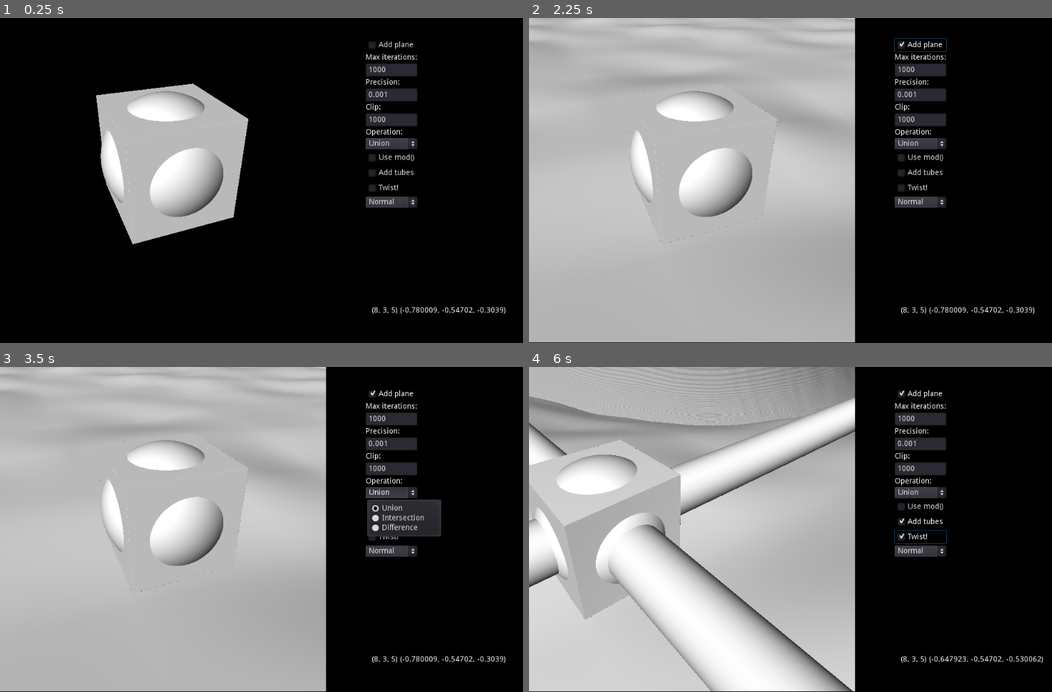
Above: before the commit, frames 1-4 (two rows, left to right).
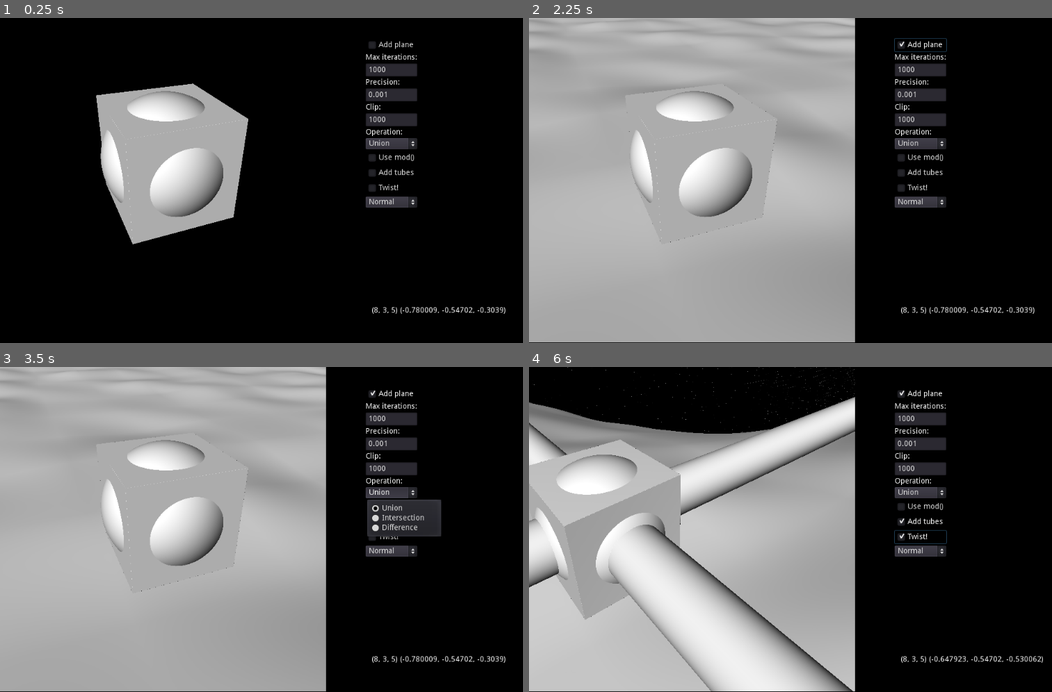
Above: after the commit, the same moments.

Repository: Castux/code-club
Game: Godot game, scene res://Raymarching/Raymarching.tscn
The game is run twice, just before and just after one commit, with the same random seed, the same clock (stepped at 60 frames per second) and the same inputs. This scene is started directly instead of the project's main scene.
Inputs:
- Up to frame 1 (0.25 s): no input
- Up to frame 2 (2.25 s): click "Normal" at 0.5 s; click "Normal" at 1.25 s; click "Add plane" at 2 s
- Up to frame 3 (3.5 s): click "Union" at 2.75 s
- Up to frame 4 (6 s): click "Use mod()" at 3.5 s; click "Add tubes" at 4.25 s; click "Twist!" at 5 s; hold Right from 5.78 s (still down); hold Q from 5.78 s (still down)

The runs differ from the first frame. In frame 2, 3.4% of the frame differs, in the area x 0-63%, y 0-46%; in frame 3, 3.4%; in frame 4, 13%, in the area x 0-63%, y 0-43%.

Commit message:
Shadows

Diff:
--- a/shadertoys/Raymarching/Raymarching.gd
+++ b/shadertoys/Raymarching/Raymarching.gd
@@ -5,6 +5,7 @@
 var speed = 4
 var rotSpeed = 2 * PI * 0.25
 
+var lightPos = Vector3(10,20,30);
 var twistStart = -1
 
 # Called when the node enters the scene tree for the first time.
@@ -21,6 +22,8 @@
 
 # Called every frame. 'delta' is the elapsed time since the previous frame.
 func _process(delta):
+
+	lightPos = lightPos.rotated(Vector3.UP, delta * 2.0 * PI / 20.0)
 
 	var up = Vector3.UP
 	var right = direction.cross(up).normalized()
@@ -63,6 +66,8 @@
 	$Canvas.material.set_shader_param("addTubes", float($Buttons/Tubes.pressed))
 	$Canvas.material.set_shader_param("shading", $Buttons/Shading.selected)
 
+	$Canvas.material.set_shader_param("lightPos", lightPos)
+
 	var twistAmount = 0
 	if(twistStart > 0):
 		twistAmount = OS.get_ticks_msec() - twistStart
--- a/shadertoys/Raymarching/Raymarching.shader
+++ b/shadertoys/Raymarching/Raymarching.shader
@@ -13,6 +13,8 @@
 uniform bool addTubes = true;
 uniform int shading = 0;
 
+uniform vec3 lightPos = vec3(10, 20, 30);
+
 uniform int op = 0;
 
 float random (vec2 st)
@@ -145,7 +147,7 @@
 	if(addPlane)
 	{
 		float disp = noise(pos.xz / 4.0) * 0.5;
-		float p = plane(pos, vec3(0,1,0), -1) + disp;
+		float p = abs(pos.y + 2.0) - 0.5 + disp;
 		mainObj = union(mainObj, p);
 	}
 
@@ -185,7 +187,7 @@
 	maxedOut = true;
 }
 
-uniform float ambiant = 0.15;
+uniform float ambiant = 0.1;
 
 vec4 normalShade(vec3 inter)
 {
@@ -206,7 +208,35 @@
 {
 	float x = float(iters) / float(maxIter);
 	x = pow(x, 0.33);
-	return vec4(x, 0, 0, 1);
+	return mix(vec4(0.1, 0.0, 0.1, 1), vec4(1.0, 0, 0, 1), x) ;
+}
+
+vec4 shadowsShade(vec3 inter)
+{
+	vec3 dir = lightPos - inter;
+	float lightDist = length(dir);
+	dir = normalize(dir);
+
+	bool maxedOut;
+	int iters;
+
+	vec3 normal = normalize(gradient(inter));
+
+	// Direct illumination
+
+	inter += normal * 0.001; 	// get out of the shape or it will intersect immediately!
+	march(inter, dir, maxedOut, iters);
+	float direct = maxedOut ? 1.0 : 0.0;
+
+	// Orientation shading
+
+	float orientation = dot(normalize(normal), dir) / 2.0 + 0.5;
+
+	// Total
+
+	float total = 0.4 * orientation + 0.6 * direct;
+
+	return vec4(total, total, total, 1.0);
 }
 
 vec4 shade(vec3 inter, int iters)
@@ -214,6 +244,10 @@
 	if(shading == 0)
 	{
 		return normalShade(inter);
+	}
+	else if(shading == 1)
+	{
+		return shadowsShade(inter);
 	}
 	else if(shading == 2)
 	{
--- a/shadertoys/Raymarching/Raymarching.tscn
+++ b/shadertoys/Raymarching/Raymarching.tscn
@@ -16,8 +16,9 @@
 shader_param/twist = 0.0
 shader_param/addTubes = true
 shader_param/shading = 0
+shader_param/lightPos = Vector3( 10, 20, 30 )
 shader_param/op = 0
-shader_param/ambiant = 0.15
+shader_param/ambiant = 0.1
 
 [node name="Raymarching" type="Control"]
 anchor_right = 1.0
